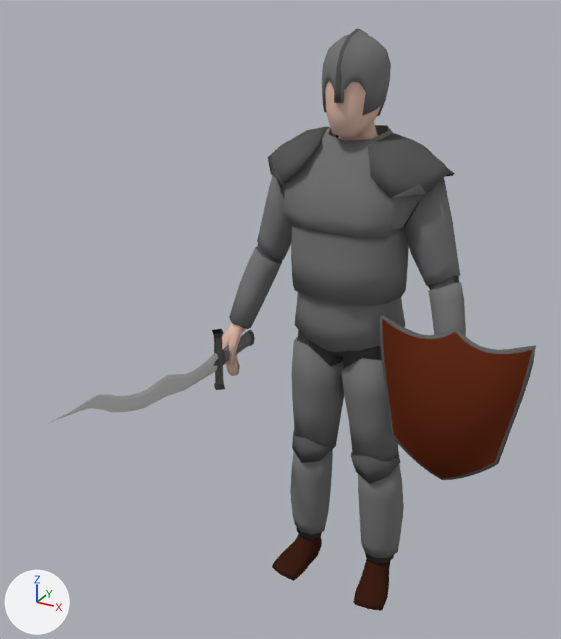
The Blender file Eternal Journey/Assets/Core/Characters/Player.blend: old version first, new version second.
Before and after are seen from a 50 mm lens placed at (0.864, -1.992, 1.92), pointed at (-0.038, -0.352, 1.1). Arrows for +X, +Y and +Z are at lower left; the lights stay in place.

Script lines for the objects in view, before the commit:
```python
ob_body = bpy.data.objects.new('Body', me_cube)
ob_body.location = (0.0, 0.0, 0.0)
ob_helmet = bpy.data.objects.new('Helmet', me_cube_013)
ob_helmet.location = (0.0, 0.003, 1.697)
ob_plane = bpy.data.objects.new('Plane', me_plane)
ob_plane.location = (-0.356, -0.077, 0.827)
ob_platebody = bpy.data.objects.new('PlateBody', me_cube_011)
ob_platebody.location = (0.0, 0.013, 1.169)
ob_platelegs = bpy.data.objects.new('PlateLegs', me_cube_003)
ob_platelegs.location = (0.0, 0.019, 0.587)
ob_shield = bpy.data.objects.new('Shield', me_cusurfpatch)
ob_shield.location = (0.356, -0.103, 0.822)
ob_shoe = bpy.data.objects.new('Shoe', me_cube_004)
ob_shoe.location = (0.0, 0.0, 0.0)
```
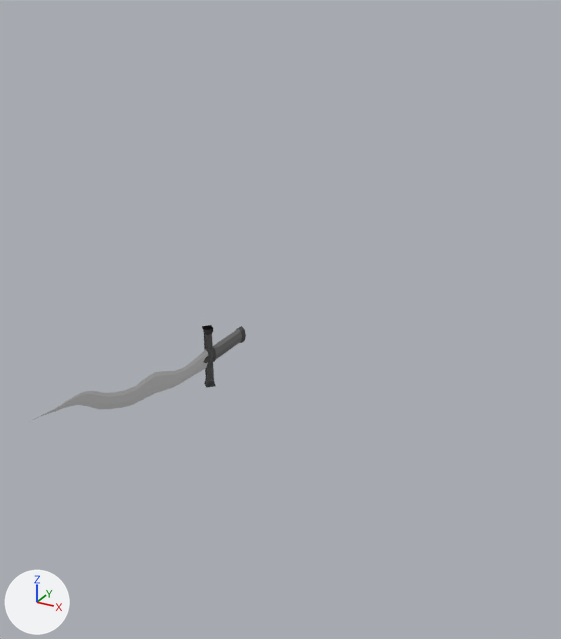
Pixel boxes (x1, y1, x2, y2) of what changed, in the pictures (561 x 639 px):
'PlateBody', hidden
    before: (229, 125, 466, 352)
'Shield', hidden (brown)
    before: (379, 314, 536, 480)
'PlateLegs', hidden
    before: (290, 330, 404, 564)
'Plane', moved
    before: (49, 329, 255, 423)
    after: (33, 325, 246, 420)
'Helmet', hidden
    before: (322, 29, 391, 116)
'Body', hidden
    before: (222, 80, 381, 376)
'Shoe', hidden (brown)
    before: (272, 534, 391, 611)

The change, as a diff of the scene's bpy script:
```diff
--- a/Eternal Journey/Assets/Core/Characters/Player.blend.py
+++ b/Eternal Journey/Assets/Core/Characters/Player.blend.py
@@ ob_body @@
 ob_body.location = (0.0, 0.0, 0.0)
+ob_body.hide_set(True)  # its collection is switched off
@@ ob_shoe @@
 _m = ob_shoe.modifiers.new('Mirror', 'MIRROR')
 _m.use_clip = True
+ob_shoe.hide_set(True)  # its collection is switched off
@@ ob_plane @@
 ob_plane = bpy.data.objects.new('Plane', me_plane)
-ob_plane.location = (-0.356, -0.077, 0.827)
+ob_plane.location = (-0.37, -0.109, 0.849)
@@ ob_shield @@
 ob_shield = bpy.data.objects.new('Shield', me_cusurfpatch)
-ob_shield.location = (0.356, -0.103, 0.822)
+ob_shield.location = (0.0, 0.0, 0.0)
+ob_shield.hide_set(True)  # its collection is switched off
@@ ob_platelegs @@
 ob_platelegs = bpy.data.objects.new('PlateLegs', me_cube_003)
-ob_platelegs.location = (0.0, 0.019, 0.587)
+ob_platelegs.location = (0.0, 0.0, 0.0)
+ob_platelegs.hide_set(True)  # its collection is switched off
@@ ob_platebody @@
 ob_platebody = bpy.data.objects.new('PlateBody', me_cube_011)
-ob_platebody.location = (0.0, 0.013, 1.169)
+ob_platebody.location = (0.0, 0.0, 0.0)
+ob_platebody.hide_set(True)  # its collection is switched off
@@ ob_helmet @@
 ob_helmet = bpy.data.objects.new('Helmet', me_cube_013)
-ob_helmet.location = (0.0, 0.003, 1.697)
+ob_helmet.location = (0.0, 0.0, 0.0)
+ob_helmet.hide_set(True)  # its collection is switched off
```
